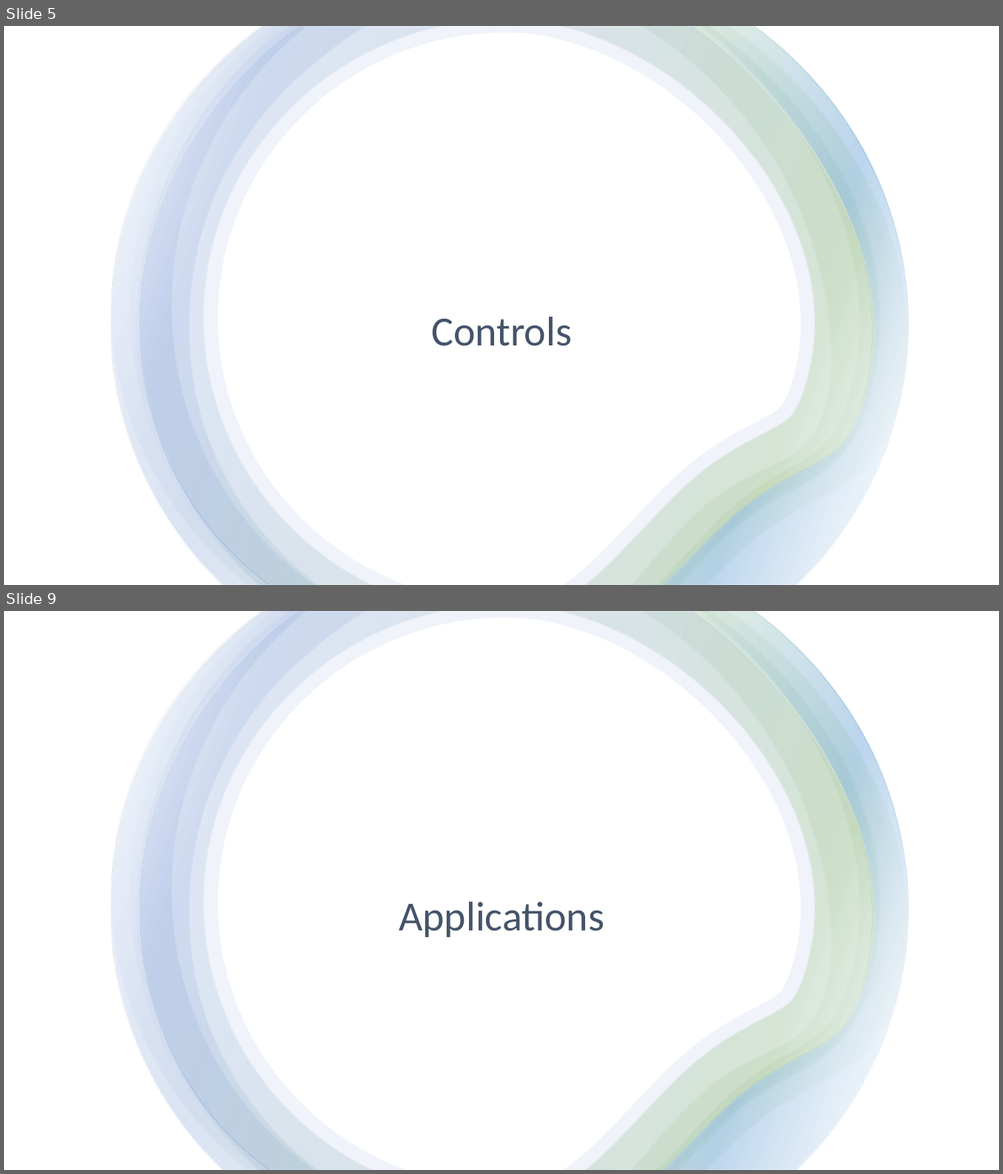
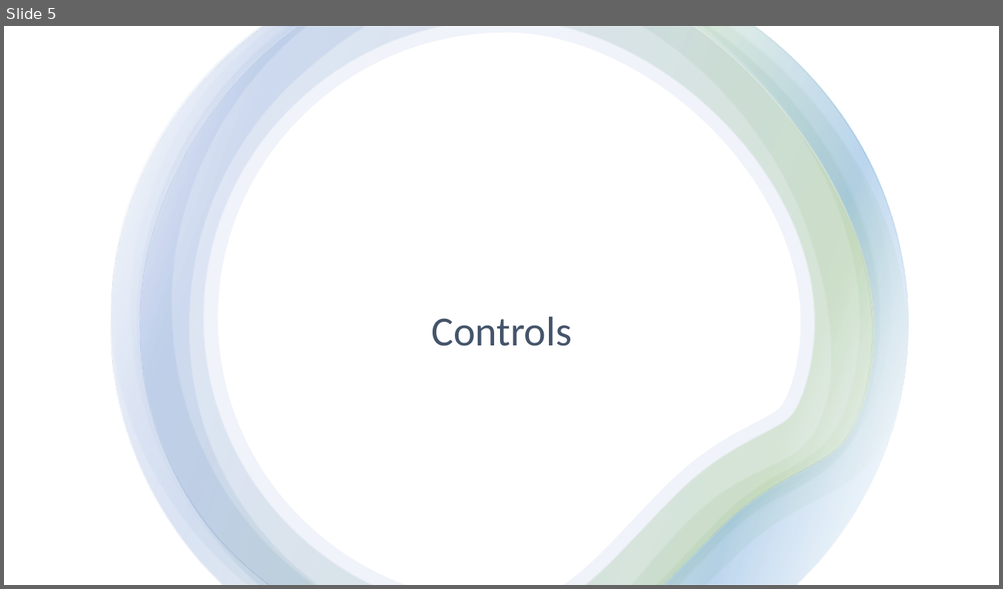
Before and after one commit to aaron020/vrproject, a slide deck: How does VR work_DavidCondon_19279655.pptx. Shown one above the other, each under a label of ours: slides 5 and 9 before the commit, slide 5 after it; the slides between them are not shown. The pictures are 1003x1174 and 1003x589 pixels, drawn with LibreOffice and Linux fonts; fonts in the diff are those of the drawing. Boxes give left, top, right and bottom in pixels: in the first picture for what was removed or moved away, otherwise in the second. Text is boxed around its words. In the diff, an @@ line names an element or a change of style, - is before the commit and + after.

```diff
--- a/How does VR work_DavidCondon_19279655.pptx
+++ b/How does VR work_DavidCondon_19279655.pptx
@@ slide 9 removed at (x1=4, y1=611, x2=999, y2=1170), background #FFFFFF @@
@@ rectangle removed at (x1=4, y1=611, x2=999, y2=1170) @@
@@ group removed at (x1=111, y1=611, x2=908, y2=1170): 7 freeform shapes @@
@@ title removed at (x1=398, y1=902, x2=604, y2=937) @@
-Applications
```
Also in this commit, not shown: 3 slides changed, 5 other slides removed.
